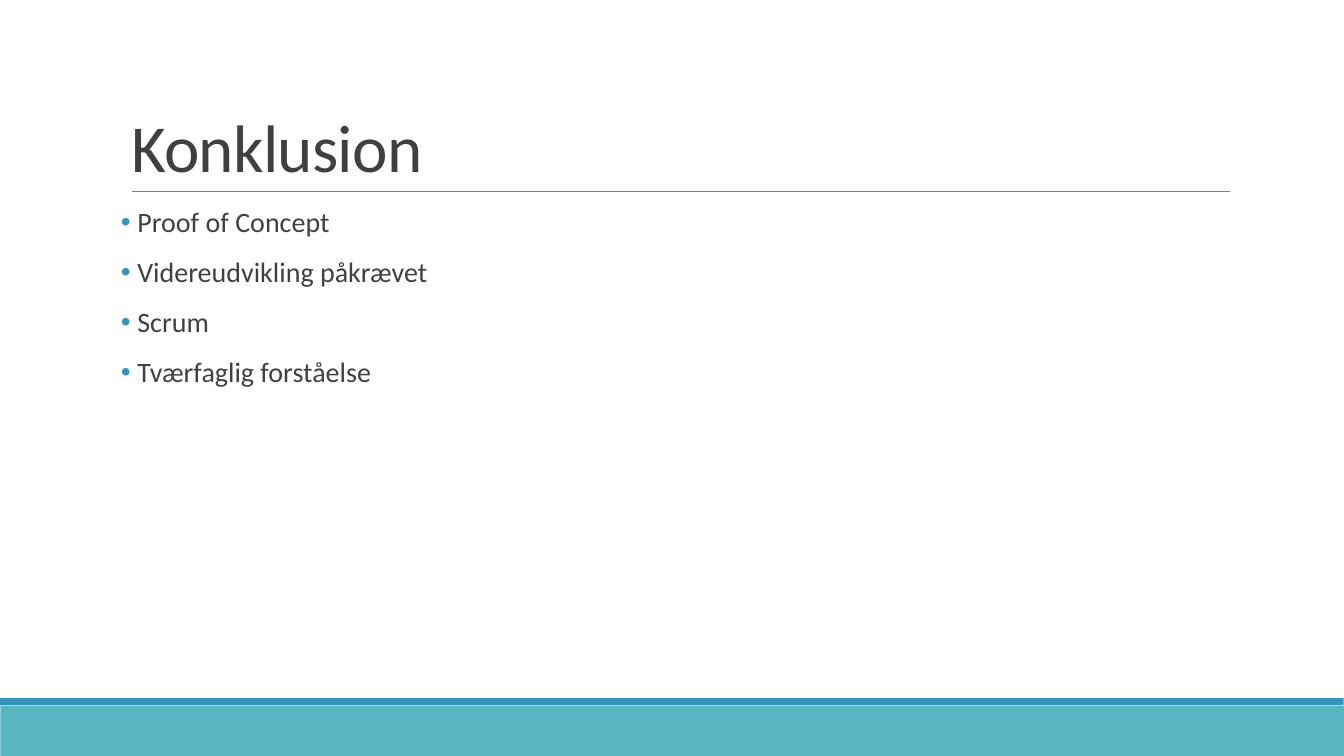
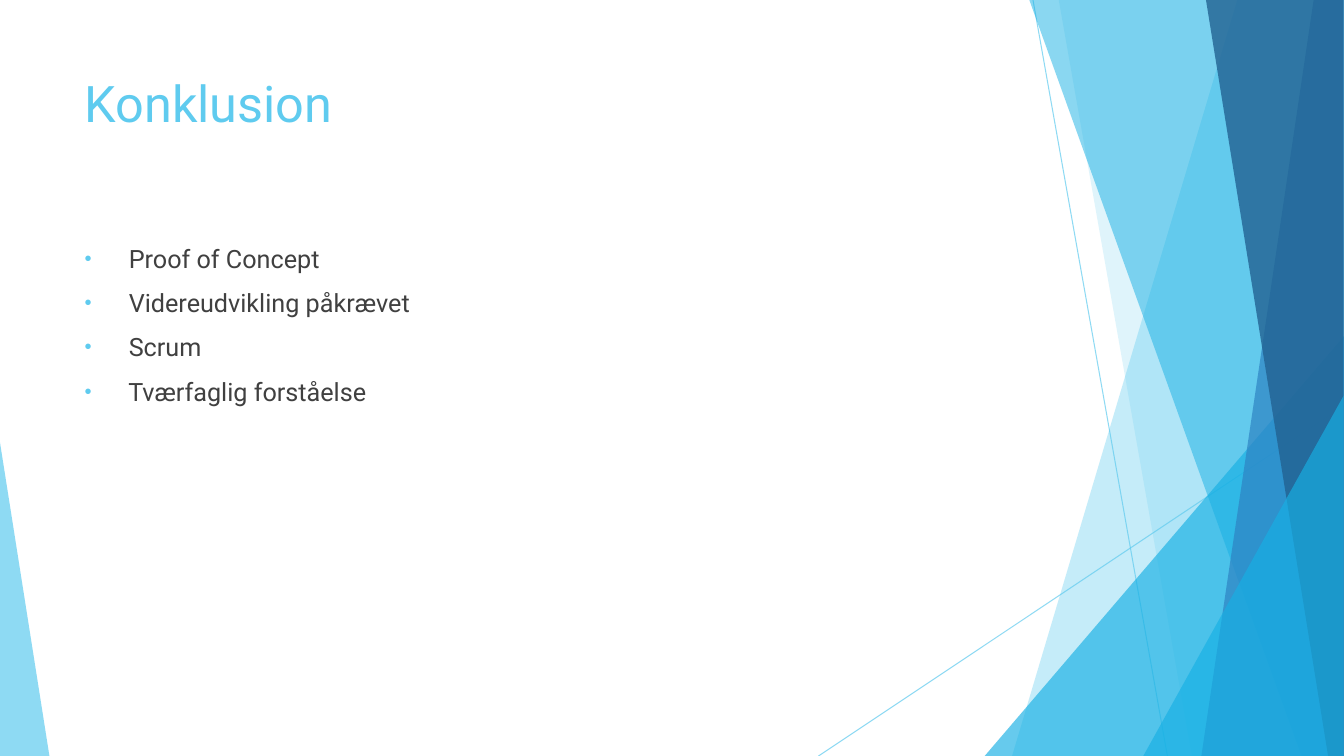
Before and after one commit to zeroregard/Automatic-Sonography, a slide deck: slide 13 of Præsentation_Eksamen.pptx. Drawn at 1344x756 pixels with LibreOffice and Linux fonts; fonts in the diff are those of the drawing. Boxes give left, top, right and bottom in pixels: in the first picture for what was removed or moved away, otherwise in the second. Text is boxed around its words. In the diff, an @@ line names an element or a change of style, - is before the commit and + after.

```diff
--- a/Præsentation_Eksamen.pptx
+++ b/Præsentation_Eksamen.pptx
@@ title "Konklusion": place and size @@
-title "Konklusion" at [131,125,423,173]
+title "Konklusion" at [85,84,333,123]
@@ title "Konklusion" at [85,84,333,123]: size 48 to 36 pt, font Calibri to Roboto, text colour #404040 to #5FCBEF, letter spacing -0.5 to 0 pt; line spacing 0.85 to 1; vertical alignment bottom to top @@
@@ line removed from (132, 192) to (1231, 192) @@
@@ text "Proof of Concept": place and size @@
-text "Proof of Concept" at [137,213,427,387]
+text "Proof of Concept" at [128,249,410,407]
@@ text "Proof of Concept" at [128,249,410,407]: size 20 to 18 pt, font Calibri to Roboto; indent changed; line spacing 0.9 to 1; less space between paragraphs; bullet colour #3494BA to #5FCBEF @@
@@ group added at [0,0,1344,756]: 5 freeform shapes, 3 triangles, 2 lines @@
@@ rectangle removed at [0,706,1344,756] @@
@@ rectangle removed at [0,699,1344,706] @@
```
Also in this commit, not shown: 12 other slides changed, 1 slide added, 1 slide removed, 1 other file.
